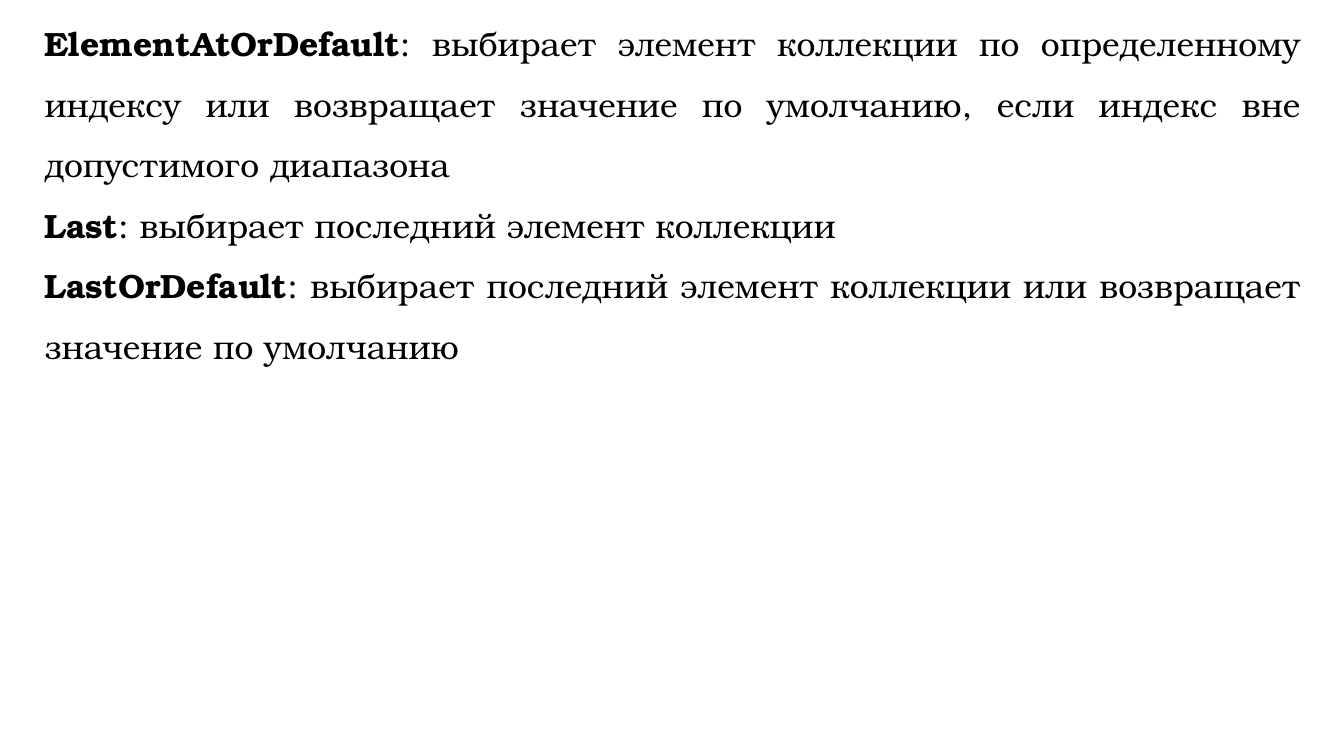
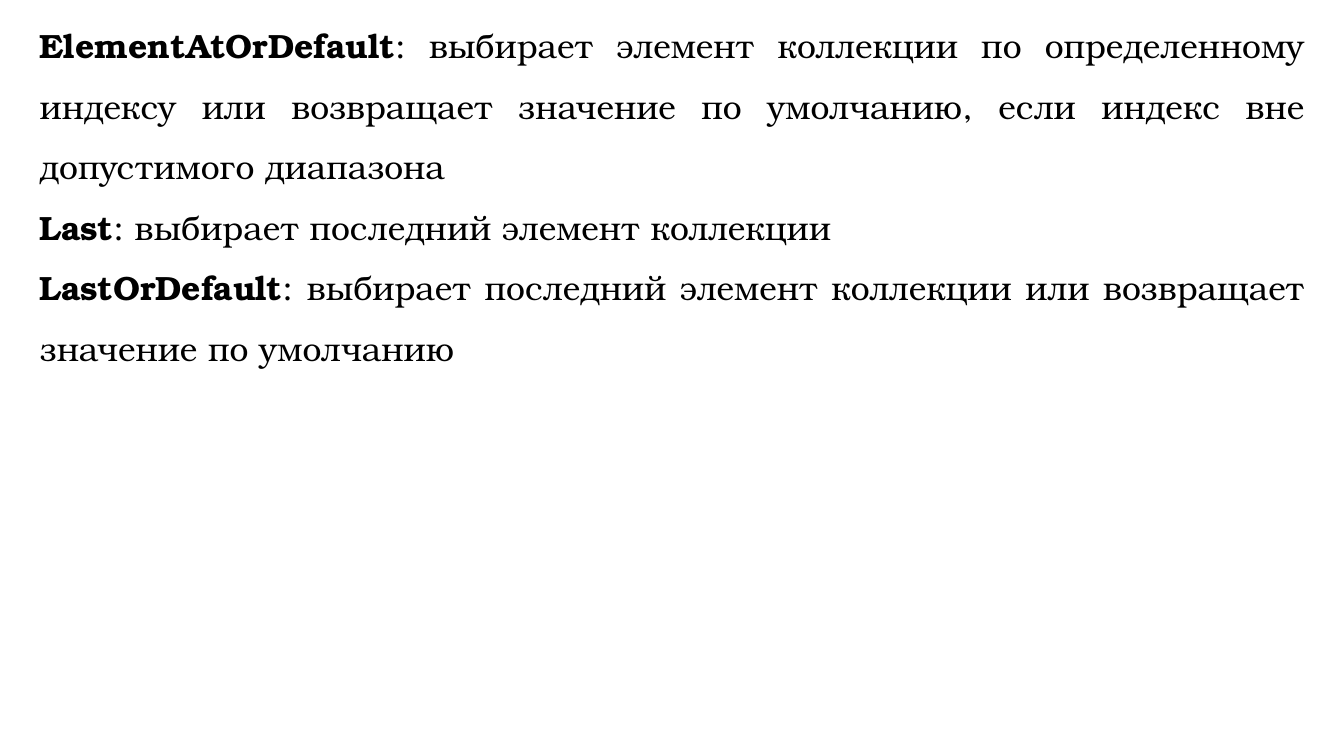
Before and after one commit to DaniilKlyukin/OOP-4, a slide deck: slide 9 of Лекции/ООП 1 лек 7.pptx. Drawn at 1344x756 pixels with LibreOffice and Linux fonts; fonts in the diff are those of the drawing. Boxes give left, top, right and bottom in pixels: in the first picture for what was removed or moved away, otherwise in the second. Text is boxed around its words. In the diff, an @@ line names an element or a change of style, - is before the commit and + after.

```diff
--- a/Лекции/ООП 1 лек 7.pptx
+++ b/Лекции/ООП 1 лек 7.pptx
@@ text "ElementAtOrDefault: выбирает элемент коллекции по ..." rewrapped from <box>45,31,1301,367</box> to <box>40,33,1305,369</box> @@
```
Also in this commit, not shown: 14 other slides changed, 1 slide removed.
